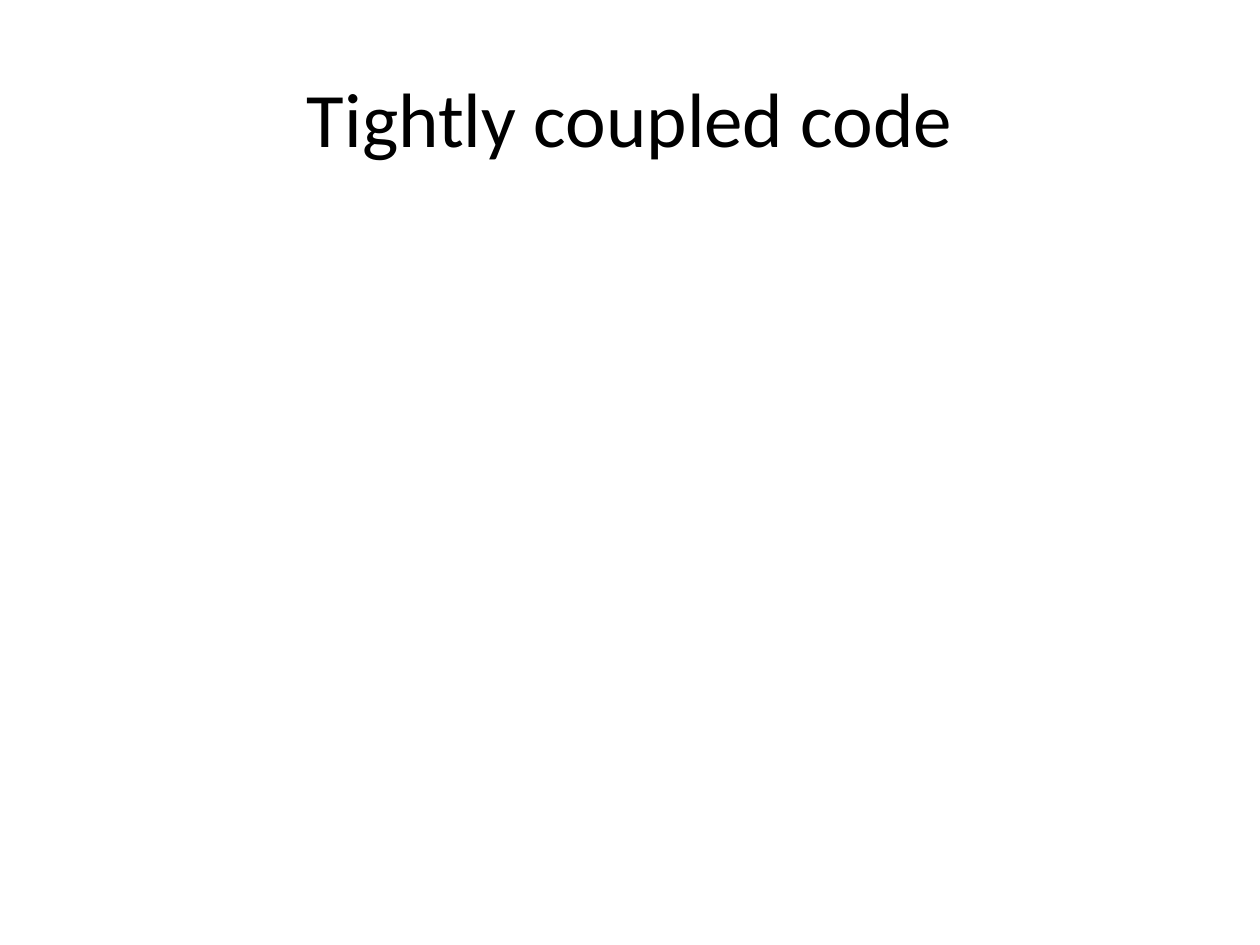
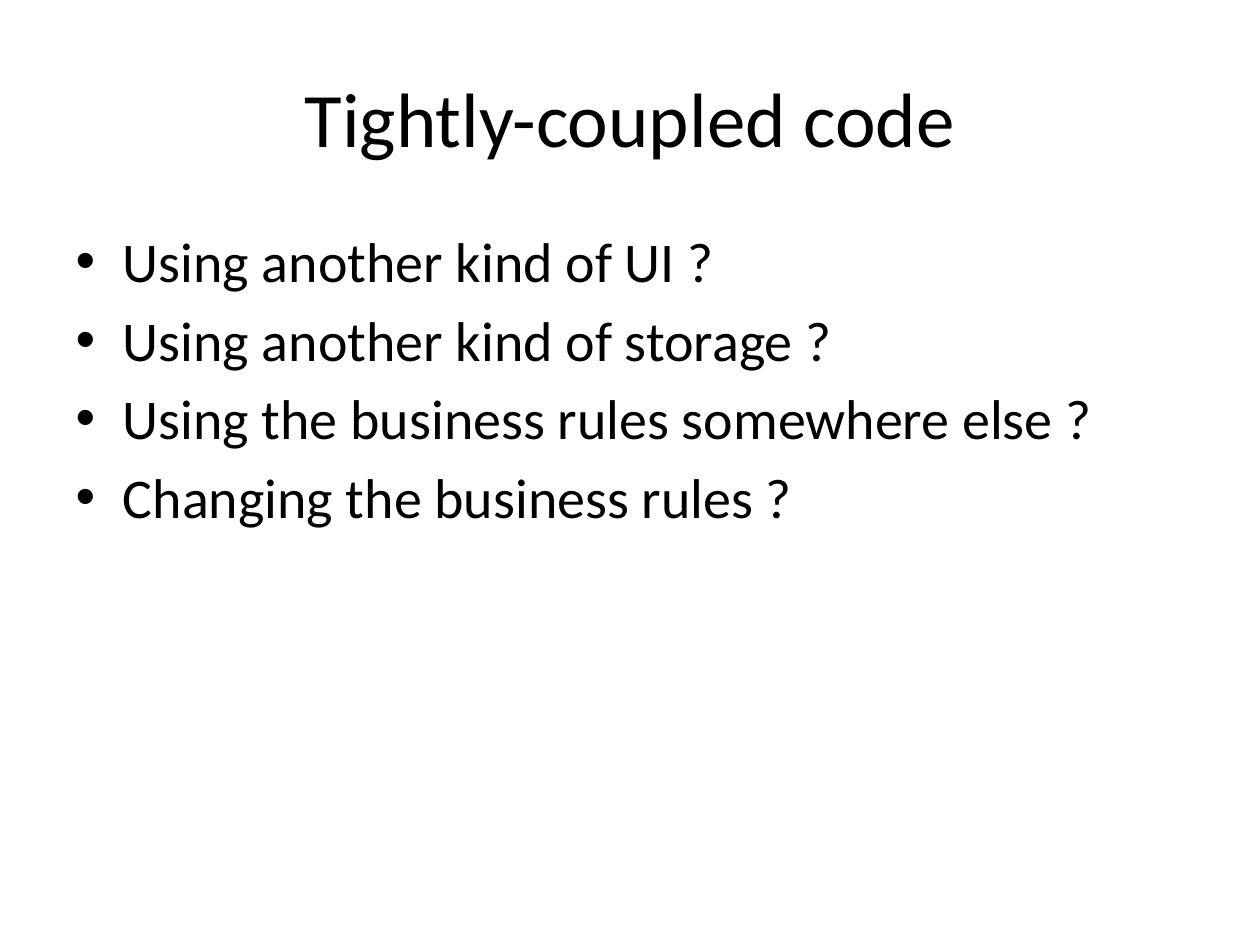
Before and after one commit to tsimbalar/DependencyInjectionTheRightWay, a slide deck: slide 13 of Dependency Injection - the right way.pptx (slide 12 before the commit). Drawn at 1260x945 pixels with LibreOffice and Linux fonts; fonts in the diff are those of the drawing. Boxes give left, top, right and bottom in pixels: in the first picture for what was removed or moved away, otherwise in the second. Text is boxed around its words. In the diff, an @@ line names an element or a change of style, - is before the commit and + after.

```diff
--- a/Dependency Injection - the right way.pptx
+++ b/Dependency Injection - the right way.pptx
@@ title at (x1=305, y1=93, x2=954, y2=161): text changed @@
-Tightly coupled code
+Tightly-coupled code
@@ text added at (x1=123, y1=243, x2=1052, y2=528), 32 pt, text #000000 @@
+• Using another kind of UI ?
+• Using another kind of storage ?
+• Using the business rules somewhere else ?
+• Changing the business rules ?
```
Also in this commit, not shown: 4 other slides changed, 5 slides added, 1 slide removed.
